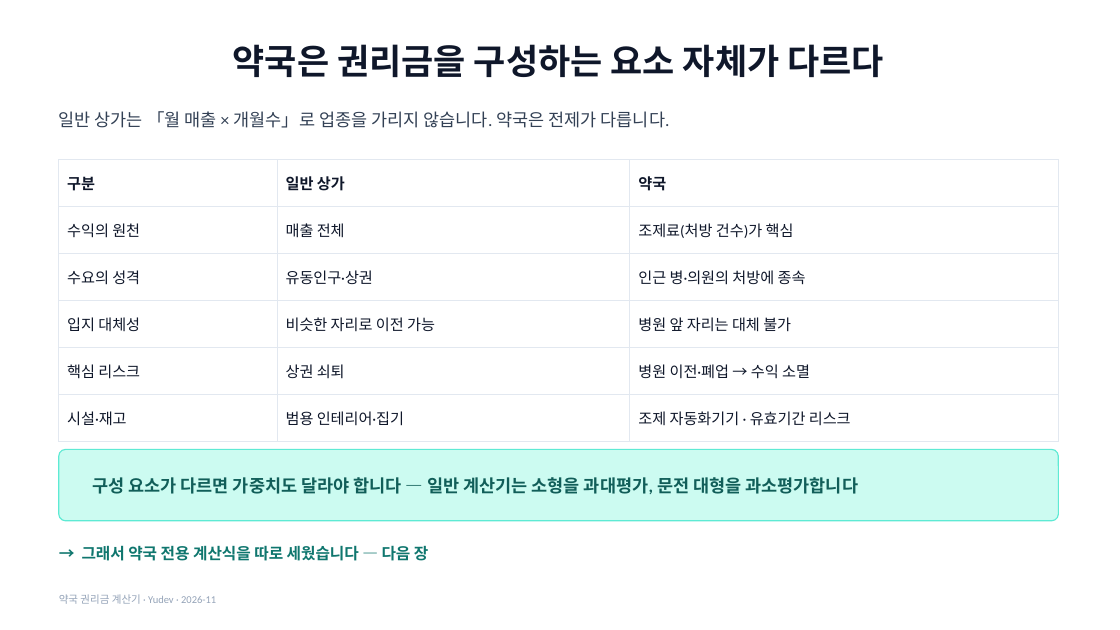
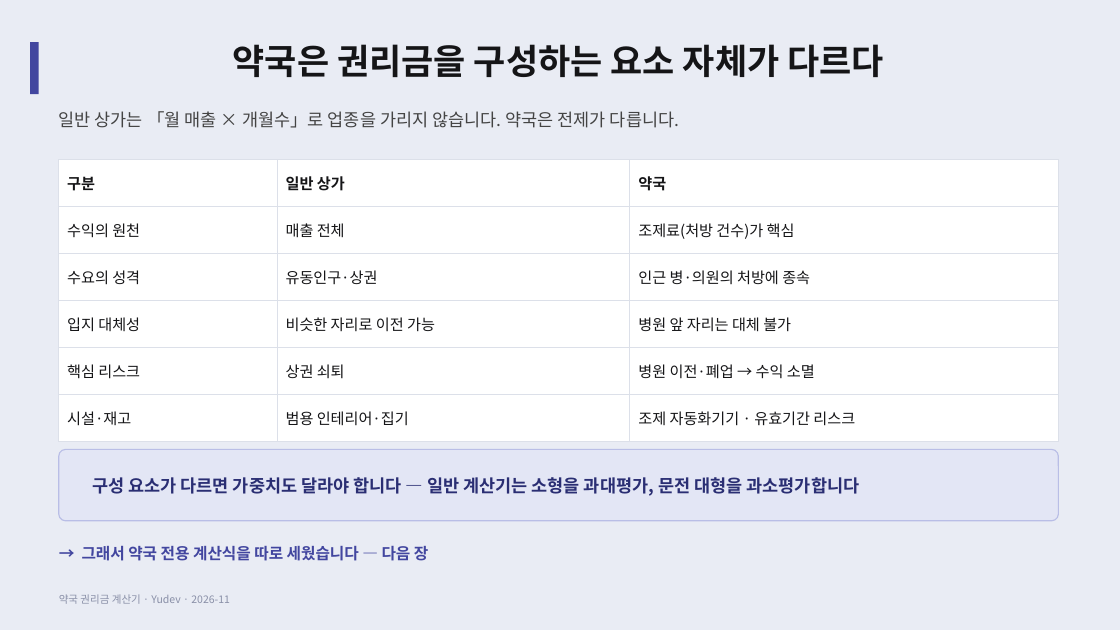
Before and after one commit to YUSEONCHUN/calculating, a slide deck: slide 4 of doc/slides/권리금계산기_프로젝트.pptx. Drawn at 1120x630 pixels with LibreOffice and Linux fonts; fonts in the diff are those of the drawing. Boxes give left, top, right and bottom in pixels: in the first picture for what was removed or moved away, otherwise in the second. Text is boxed around its words. In the diff, an @@ line names an element or a change of style, - is before the commit and + after.

```diff
--- a/doc/slides/권리금계산기_프로젝트.pptx
+++ b/doc/slides/권리금계산기_프로젝트.pptx
@@ background #FFFFFF to #E9ECF4 @@
@@ rectangle added at (30, 42, 39, 94), fill #42469F @@
@@ title "약국은 권리금을 구성하는 요소 자체가 ..." at (233, 44, 884, 77): font Cambria to Noto Sans CJK KR, text colour #0F172A to #151517 @@
@@ text "일반 상가는 「월 매출 × ..." at (59, 111, 679, 128): font Calibri to Noto Sans CJK KR, text colour #334155 to #444444 @@
@@ table at (59, 160, 1059, 430) @@
@@ font Calibri to Noto Sans CJK KR, text colour #0F172A to #151517 @@
@@ borders changed @@
@@ rounded rectangle at (59, 450, 1059, 521): fill #CCFBF1 to #E3E6F5; outline #5EEAD4 1 pt to #B9BEE6 1 pt @@
@@ text "구성 요소가 다르면 가중치도 달라야 ..." at (92, 477, 860, 496): font Calibri to Noto Sans CJK KR, text colour #115E59 to #2A2E73 @@
@@ text "→ 그래서 약국 전용 계산식을 ..." at (82, 546, 428, 561): font Calibri to Noto Sans CJK KR, text colour #0F766E to #42469F @@
@@ text "약국 권리금 계산기 · Yudev ..." at (59, 594, 230, 604): font Calibri to Noto Sans CJK KR, text colour #94A3B8 to #8A90A8 @@
```
Also in this commit, not shown: 26 other slides changed, 4 other files.
